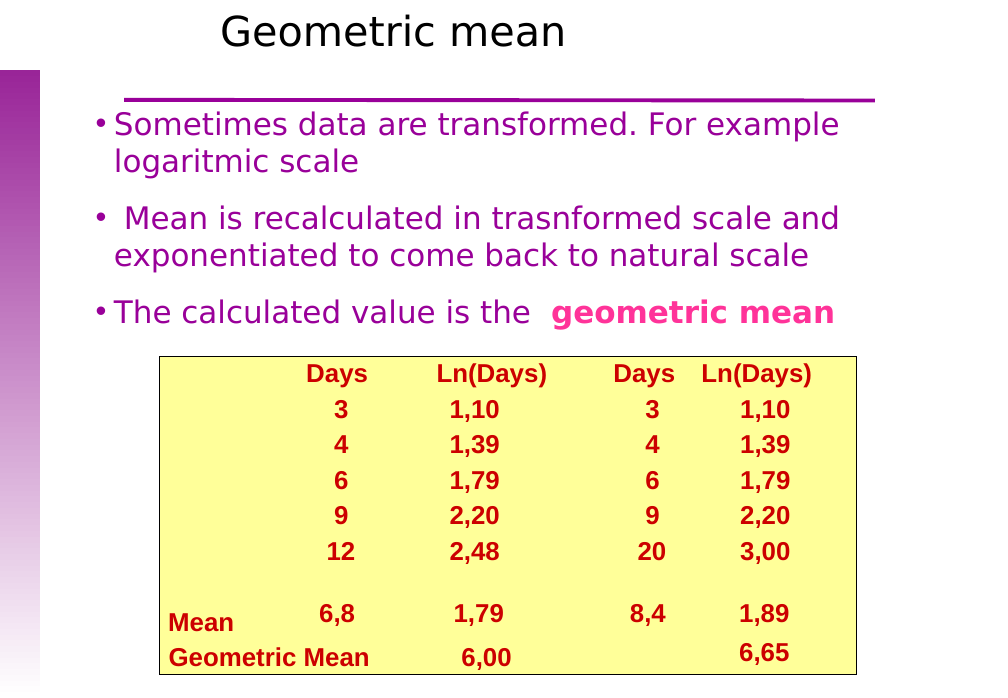
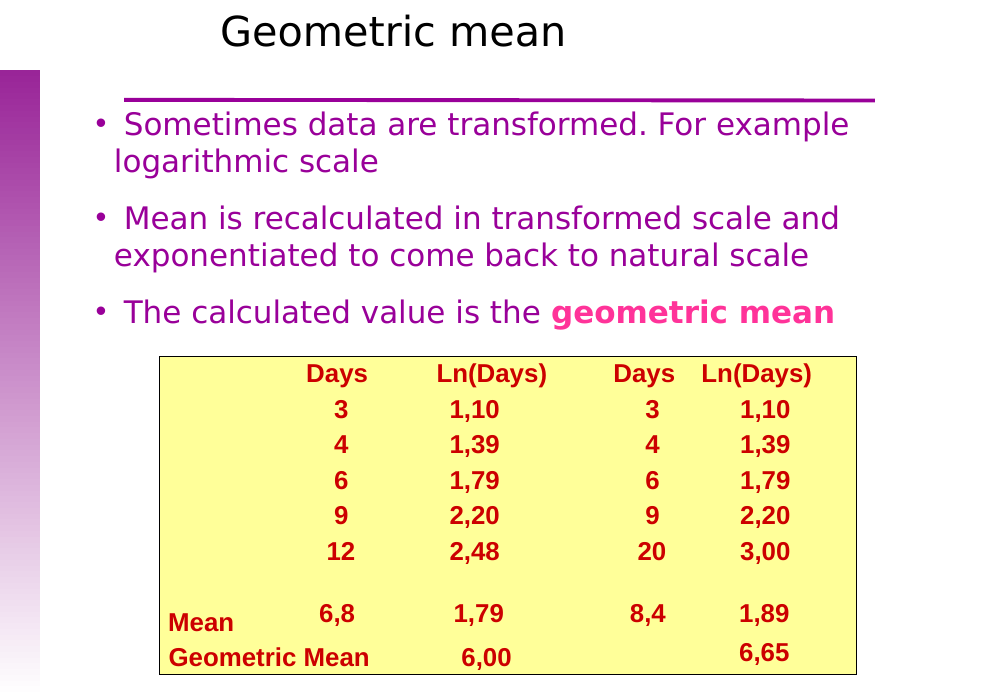
Before and after one commit to uebvhir/Course_Basic_Statistics-VHIO-2019, a slide deck: slide 20 of Sessio_2/EBB_2018_Session_2_Descriptive_analysis.ppt. Drawn at 1008x698 pixels with LibreOffice and Linux fonts; fonts in the diff are those of the drawing; background and template pictures are left out. Boxes give left, top, right and bottom in pixels: in the first picture for what was removed or moved away, otherwise in the second. Text is boxed around its words. In the diff, an @@ line names an element or a change of style, - is before the commit and + after.

```diff
--- a/Sessio_2/EBB_2018_Session_2_Descriptive_analysis.ppt
+++ b/Sessio_2/EBB_2018_Session_2_Descriptive_analysis.ppt
@@ text at (114, 111, 849, 273): text changed @@
-• Sometimes data are transformed. For example logaritmic scale
-• Mean is recalculated in trasnformed scale and exponentiated to come back to natural scale
+• Sometimes data are transformed. For example logarithmic scale
+• Mean is recalculated in transformed scale and exponentiated to come back to natural scale
```
Also in this commit, not shown: 21 other slides changed, 1 slide added, 1 slide removed, 1 other file.
